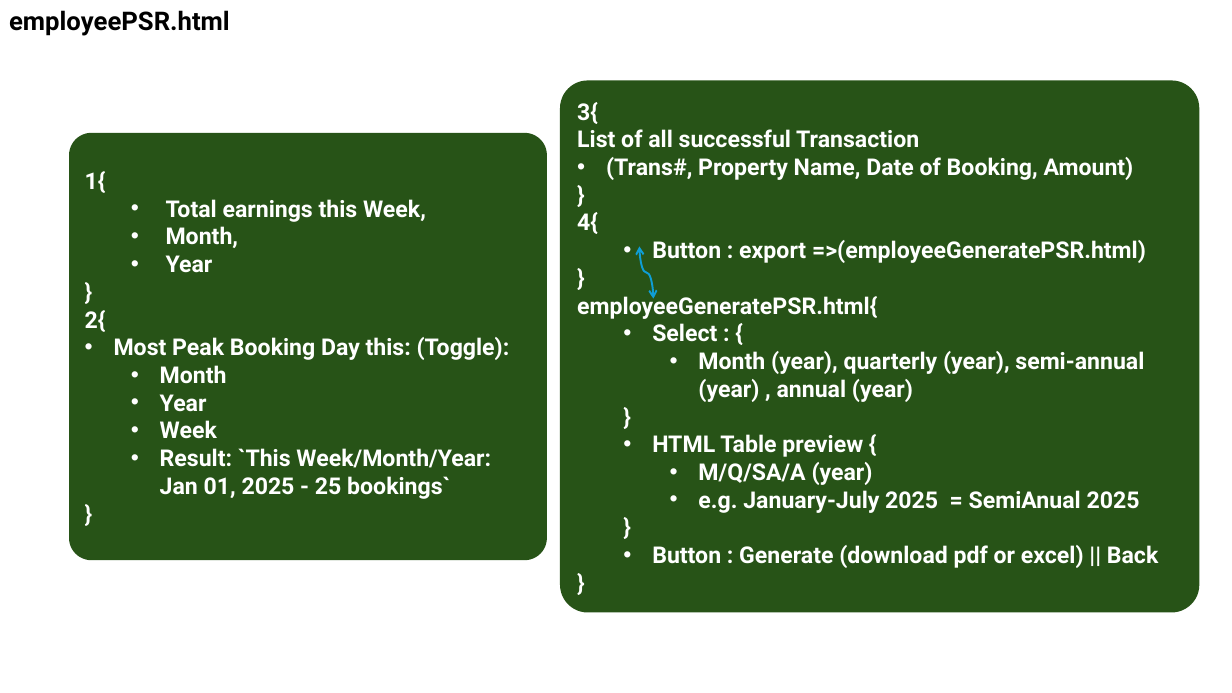
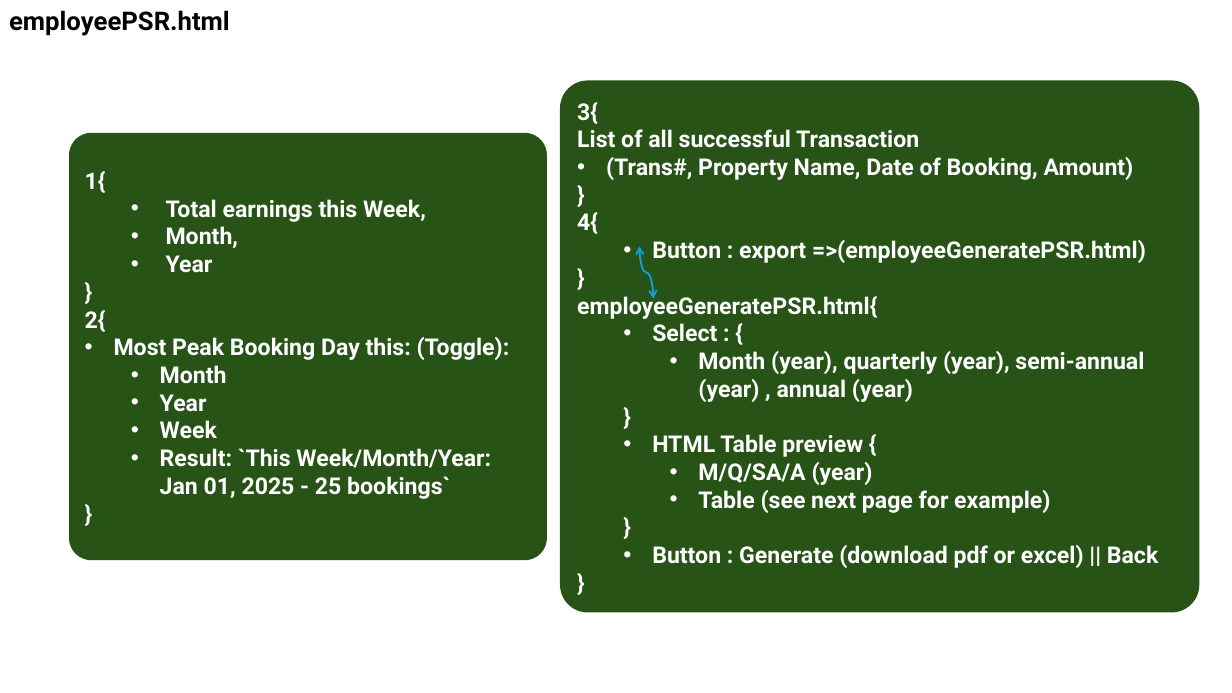
Before and after one commit to Booking-Resevation-Betcha-Homie-House/CAPSTONE-Development-Road-Map, a slide deck: slide 42 of betchaBooking-USECASE.pptx. Drawn at 1232x693 pixels with LibreOffice and Linux fonts; fonts in the diff are those of the drawing. Boxes give left, top, right and bottom in pixels: in the first picture for what was removed or moved away, otherwise in the second. Text is boxed around its words. In the diff, an @@ line names an element or a change of style, - is before the commit and + after.

```diff
--- a/betchaBooking-USECASE.pptx
+++ b/betchaBooking-USECASE.pptx
@@ text in rounded rectangle at bbox=[698, 490, 1050, 513]: text changed @@
-    • e.g. January-July 2025 = SemiAnual 2025
+    • Table (see next page for example)
```
Also in this commit, not shown: 1 slide added, 1 other file.
